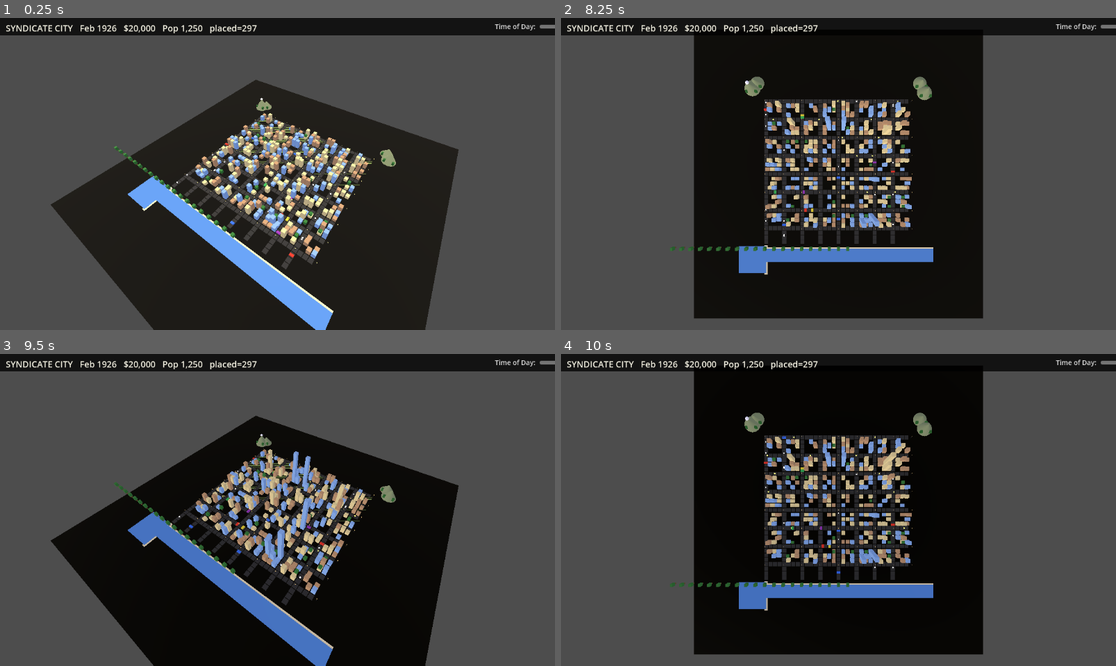
Above: before the commit, frames 1-4 (two rows, left to right).
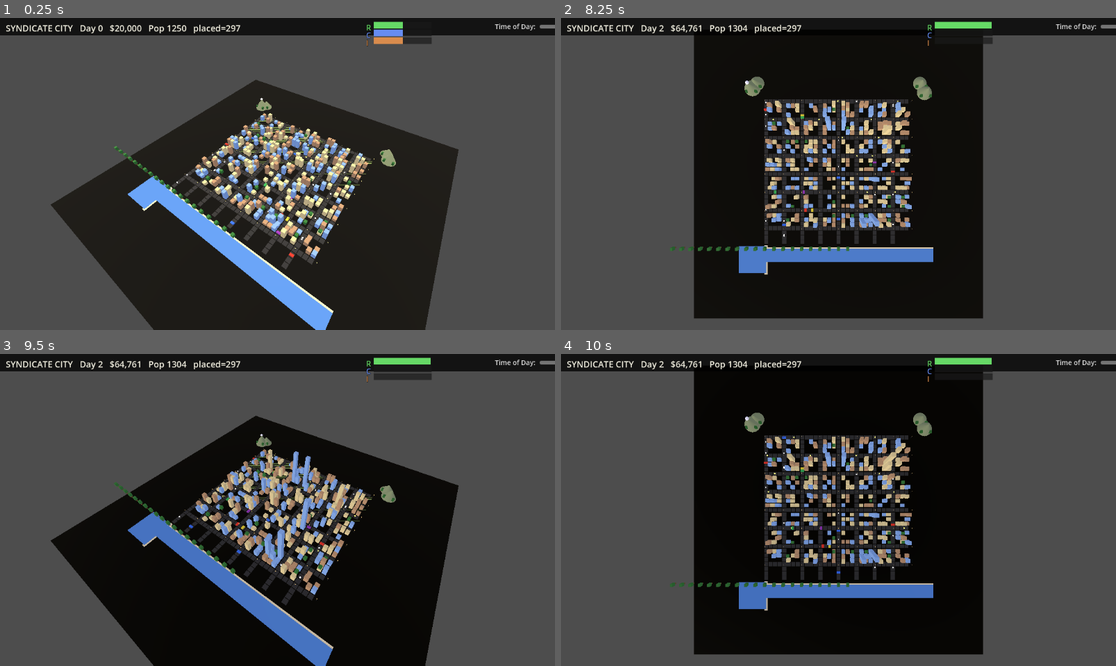
Above: after the commit, the same moments.

Repository: Fedgerick/syndicatecity-2d
Game: Godot game, scene res://main.tscn
Same seed, same stepped clock (60 frames per second), same inputs: the game is played once before the commit and once after it.
Inputs (mouse positions are in pixels of both pictures, inside the frame that each line leads up to):
- Up to frame 1 (0.25 s): no input
- Up to frame 2 (8.25 s): tap Enter at 0.5, 2.75, 7.25 s; move the mouse to (960, 158) at 0.52 s; tap T every 0.75 s from 0.6 to 8.1 s; click (960, 158) at 0.67 s; tap Space at 1.25, 5.75 s; move the mouse to (727, 189) at 1.27 s; click (727, 189) at 1.42 s; move the mouse to (894, 105) at 2.02 s; click (894, 105) at 2.17 s; move the mouse to (810, 236) at 2.77 s; click (810, 236) at 2.92 s; move the mouse to (1005, 220) at 3.52 s; click (1005, 220) at 3.67 s; move the mouse to (672, 127) at 4.27 s; click (672, 127) at 4.42 s; move the mouse to (866, 174) at 5.02 s; click (866, 174) at 5.17 s; move the mouse to (755, 96) at 5.77 s; click (755, 96) at 5.92 s; move the mouse to (960, 158) at 6.52 s; click (960, 158) at 6.67 s; move the mouse to (727, 189) at 7.27 s; click (727, 189) at 7.42 s; move the mouse to (894, 105) at 8.02 s; click (894, 105) at 8.17 s
- Up to frame 3 (9.5 s): tap Space at 8.75 s; move the mouse to (249, 572) at 8.77 s; tap T at 8.85 s; click (249, 572) at 8.92 s
- Up to frame 4 (10 s): move the mouse to (1005, 556) at 9.52 s; tap T at 9.6 s; click (1005, 556) at 9.67 s

The runs differ from the first frame. In frame 1, 1.0% of the frame differs, in the area x 14-78%, y 1-10%; in frame 2, 0.8%; in frame 3, 1.0%; in frame 4, 0.8%.

Commit message:
sim: daily tick loop, population/budget, demand bars in HUD
- sim_population grows toward demand-weighted target each day
- sim_budget accumulates taxes (per-capita) and expenses (per-building)
- sim_residential/commercial/industrial_demand update each day
- Daily tick fires every 4 real seconds (so a full game day = ~4s)
- HUD shows: Day N, $budget, pop, placed
- Demand bars (R green, C blue, I orange) on right side of HUD

This is the foundation for the SimCity half of SyndicateCity (SimCity + GTA).
GTA foundation (player character, on-foot movement, enterable buildings)
is the next milestone.

Diff:
--- a/main.gd
+++ b/main.gd
@@ -18,6 +18,22 @@
 var lamps: Array[MeshInstance3D] = []
 var buildings_root: Node3D
 var placed_buildings: Array[Vector3i] = []  # (x, z, color_index)
+
+# ---- Sim layer (SimCity foundation) ----
+var sim_population: int = 1250
+var sim_budget: int = 20000
+var sim_day_count: int = 0
+var sim_residential_demand: float = 50.0  # 0-100
+var sim_commercial_demand: float = 50.0
+var sim_industrial_demand: float = 50.0
+var sim_tax_rate: float = 0.09
+var sim_residential_tax_rate: float = 0.09
+var sim_income_today: int = 0
+var sim_expenses_today: int = 0
+var growth_accum: float = 0.0
+var sim_day_accum: float = 0.0  # seconds until next sim day
+var sim_unlocked: Array[String] = ["Basic Zone"]
+var demand_bars_root: Node
 var cam_pitch := -50.0
 var cam_yaw := 35.0
 var cam_dist := 90.0
@@ -40,6 +56,8 @@
 	_build_light_env()
 	_build_camera()
 	_build_hud()
+	demand_bars_root = Node.new()
+	hud_label.add_child(demand_bars_root)
 
 	var args := OS.get_cmdline_user_args()
 	for a in args:
@@ -61,7 +79,6 @@
 		get_tree().quit(0)
 
 
-var growth_accum := 0.0
 
 func _process(delta: float) -> void:
 	# Slowly advance time so user sees day/night if windowed
@@ -74,7 +91,57 @@
 	if growth_accum > 0.5:
 		growth_accum -= 0.5
 		_grow_random_cell()
+	# Daily tick: 1 sim day = 4 real seconds
+	sim_day_accum += delta
+	if sim_day_accum > 4.0:
+		sim_day_accum -= 4.0
+		_sim_daily_tick()
 	_refresh_hud()
+
+
+func _sim_daily_tick() -> void:
+	# Count buildings by zone type (color_index 0=residential, 1=commercial, 2=industrial)
+	var r_count: int = 0
+	var c_count: int = 0
+	var i_count: int = 0
+	for b in placed_buildings:
+		match b.z:
+			0: r_count += 1
+			1: c_count += 1
+			2: i_count += 1
+
+	# Demand: R wants jobs nearby; C wants residents; I wants commercial
+	# SimCity-ish: R demand = 100 - clamp(jobs/2, 0, 100) + residential quality
+	var r_base: float = 100.0 - clamp(c_count * 4.0, 0.0, 80.0) + (sim_budget / 500.0)
+	var c_base: float = clamp(r_count * 6.0, 0.0, 100.0) - (i_count * 2.0)
+	var i_base: float = clamp(c_count * 5.0, 0.0, 100.0) - (r_count * 1.0)
+	sim_residential_demand = clamp(r_base, 0.0, 100.0)
+	sim_commercial_demand = clamp(c_base, 0.0, 100.0)
+	sim_industrial_demand = clamp(i_base, 0.0, 100.0)
+
+	# Population grows when residential zones exist and demand is decent
+	var pop_target: float = r_count * 12.0
+	if sim_residential_demand > 60.0 and r_count > 0:
+		pop_target *= 1.4
+	elif sim_residential_demand < 25.0:
+		pop_target *= 0.7
+	pop_target = clamp(pop_target, 0.0, 50000.0)
+	# Move sim_population 10% toward target each day
+	sim_population = int(sim_population * 0.9 + pop_target * 0.1)
+	if sim_population < 100 and r_count > 0:
+		sim_population = 100
+
+	# Tax income (per-capita daily, scaled by demand)
+	var per_cap: float = 4.0 + (sim_residential_demand / 50.0) * 2.0
+	sim_income_today = int(sim_population * per_cap * sim_residential_tax_rate * 30.0)  # ~monthly rate
+	sim_expenses_today = int(r_count * 5 + c_count * 8 + i_count * 12)  # per-day upkeep
+	sim_budget += sim_income_today - sim_expenses_today
+
+	# Budget floor: if money runs out, demand drops (people leave)
+	if sim_budget < -2000:
+		sim_residential_demand = max(0.0, sim_residential_demand - 20.0)
+
+	sim_day_count += 1
 
 
 func _grow_random_cell() -> void:
@@ -418,9 +485,57 @@
 	_refresh_hud()
 
 
+
+
+func _abs_budget_fmt() -> String:
+	var v: int = sim_budget if sim_budget >= 0 else -sim_budget
+	if v >= 1000000: return "%d.%dM" % [v / 1000000, (v % 1000000) / 100000]
+	if v >= 1000: return "%d,%03d" % [v / 1000, v % 1000]
+	return str(v)
+
+func _refresh_demand_bars() -> void:
+	# Three coloured bars at the right side of the HUD: R (green) C (blue) I (red)
+	if demand_bars_root == null:
+		return
+	for child in demand_bars_root.get_children():
+		child.queue_free()
+	var bar_w: float = 120.0
+	var bar_h: float = 14.0
+	var base_x: float = 760.0
+	var base_y: float = 8.0
+	var labels: Array = ["R", "C", "I"]
+	var cols: Array = [Color(0.40, 0.85, 0.40), Color(0.40, 0.55, 0.95), Color(0.85, 0.55, 0.30)]
+	var vals: Array = [sim_residential_demand, sim_commercial_demand, sim_industrial_demand]
+	for i in range(3):
+		var lbl := Label.new()
+		lbl.text = labels[i]
+		lbl.add_theme_color_override("font_color", cols[i])
+		lbl.add_theme_color_override("font_outline_color", Color.BLACK)
+		lbl.add_theme_constant_override("outline_size", 2)
+		lbl.position = Vector2(base_x, base_y + i * (bar_h + 2))
+		demand_bars_root.add_child(lbl)
+		var bg := ColorRect.new()
+		bg.color = Color(0.1, 0.1, 0.1, 0.7)
+		bg.position = Vector2(base_x + 16, base_y + i * (bar_h + 2))
+		bg.size = Vector2(bar_w, bar_h)
+		demand_bars_root.add_child(bg)
+		var fill := ColorRect.new()
+		fill.color = cols[i]
+		fill.position = Vector2(base_x + 16, base_y + i * (bar_h + 2))
+		fill.size = Vector2(bar_w * (vals[i] / 100.0), bar_h)
+		demand_bars_root.add_child(fill)
+
 func _refresh_hud() -> void:
 	if hud_label:
-		hud_label.text = "SYNDICATE CITY   Feb 1926   $20,000   Pop 1,250   placed=%d" % placed_buildings.size()
+		var bsign: String = "-" if sim_budget < 0 else ""
+		hud_label.text = "SYNDICATE CITY   Day %d   $%s%s   Pop %d   placed=%d" % [
+			sim_day_count,
+			bsign,
+			_abs_budget_fmt(),
+			sim_population,
+			placed_buildings.size()]
+	if demand_bars_root != null:
+		_refresh_demand_bars()
 var traffic_dots: Array[MeshInstance3D] = []
 var traffic_paths: Array = []  # each = Array of Vector3 world positions
 
Binary file added: screenshots/launch.png
Binary file added: screenshots/sim1.png
